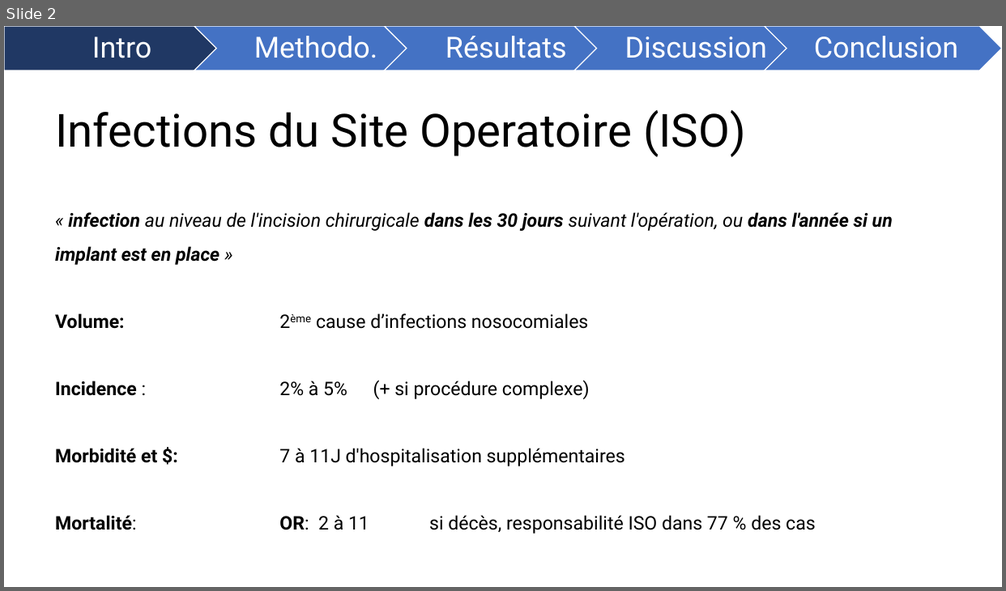
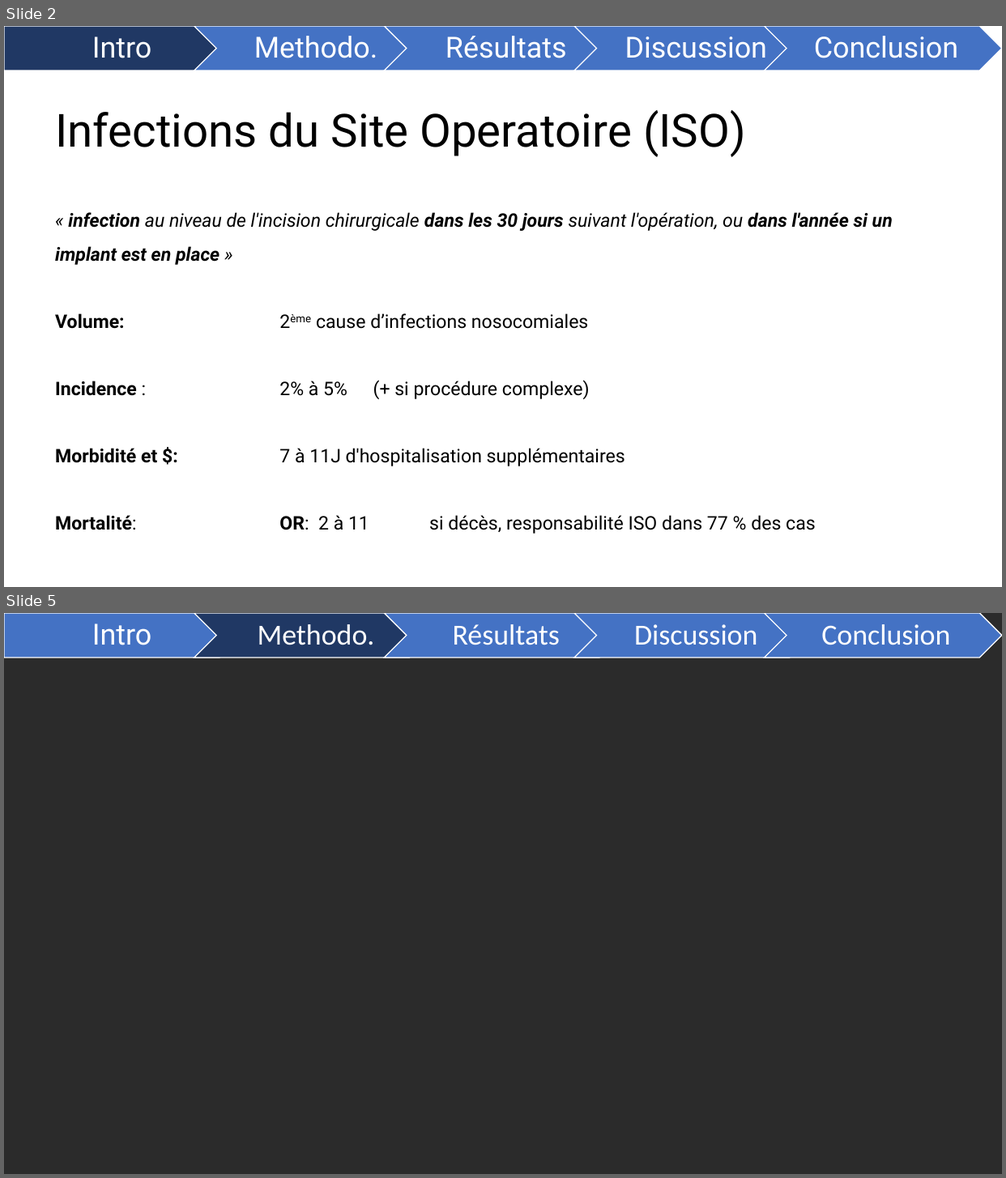
Before and after one commit to FrancescoMonti-source/theses_internes, a slide deck: memoire/reports/DÉTECTION SEMI-AUTOMATISÉE DES INFECTIONS POST-OPÉRATOIRES.pptx. Shown one above the other, each under a label of ours: slide 2 before the commit, slides 2 and 5 after it; the slides between them are not shown. The pictures are 1006x591 and 1006x1178 pixels, drawn with LibreOffice and Linux fonts; fonts in the diff are those of the drawing; background and template pictures are left out; a plain dark background stands for a picture behind light text. Boxes give left, top, right and bottom in pixels: in the first picture for what was removed or moved away, otherwise in the second. Text is boxed around its words. In the diff, an @@ line names an element or a change of style, - is before the commit and + after.

```diff
--- a/memoire/reports/DÉTECTION SEMI-AUTOMATISÉE DES INFECTIONS POST-OPÉRATOIRES.pptx
+++ b/memoire/reports/DÉTECTION SEMI-AUTOMATISÉE DES INFECTIONS POST-OPÉRATOIRES.pptx
@@ slide 5 added at (x1=4, y1=613, x2=1002, y2=1174), background picture (left out) @@
@@ group added at (x1=4, y1=613, x2=1002, y2=658): 5 texts, 4 chevrons, 1 pentagon arrow @@
+Intro
+Methodo.
+Résultats
+Discussion
+Conclusion
```
Also in this commit, not shown: 8 slides changed, 1 slide removed.
